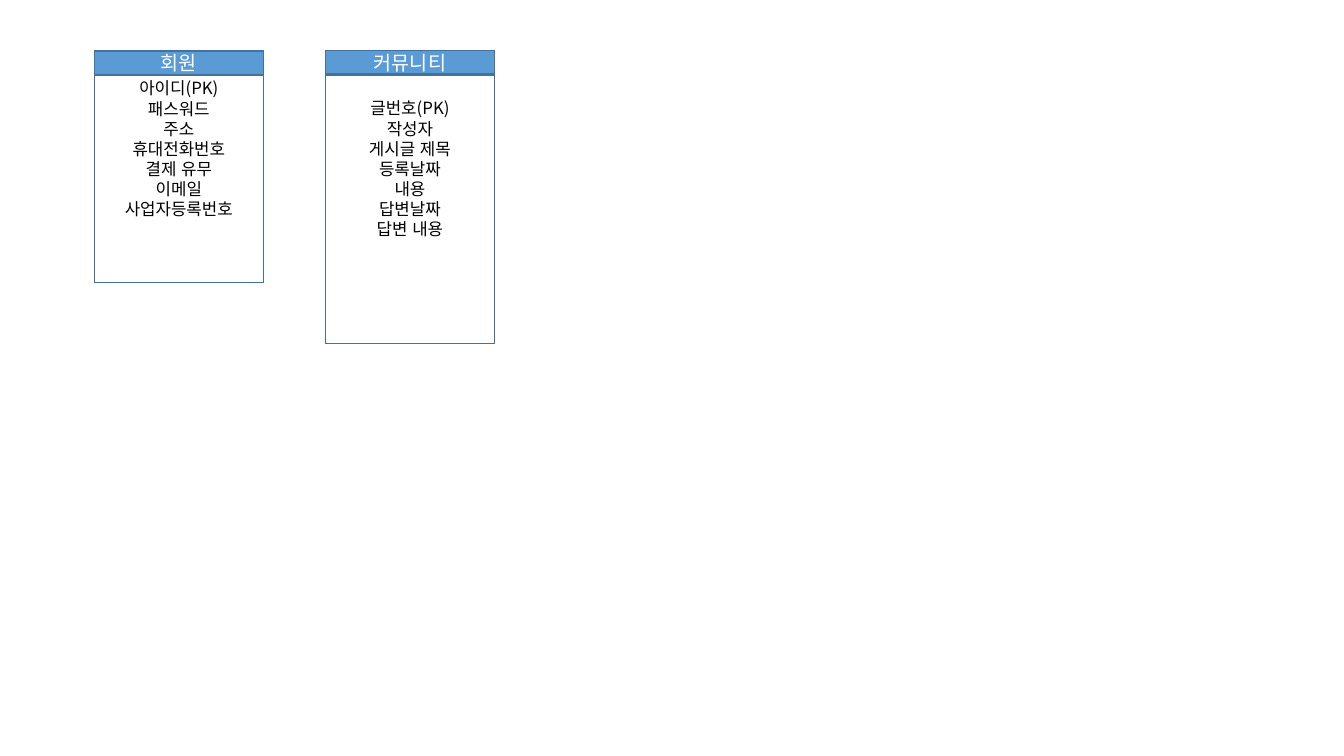
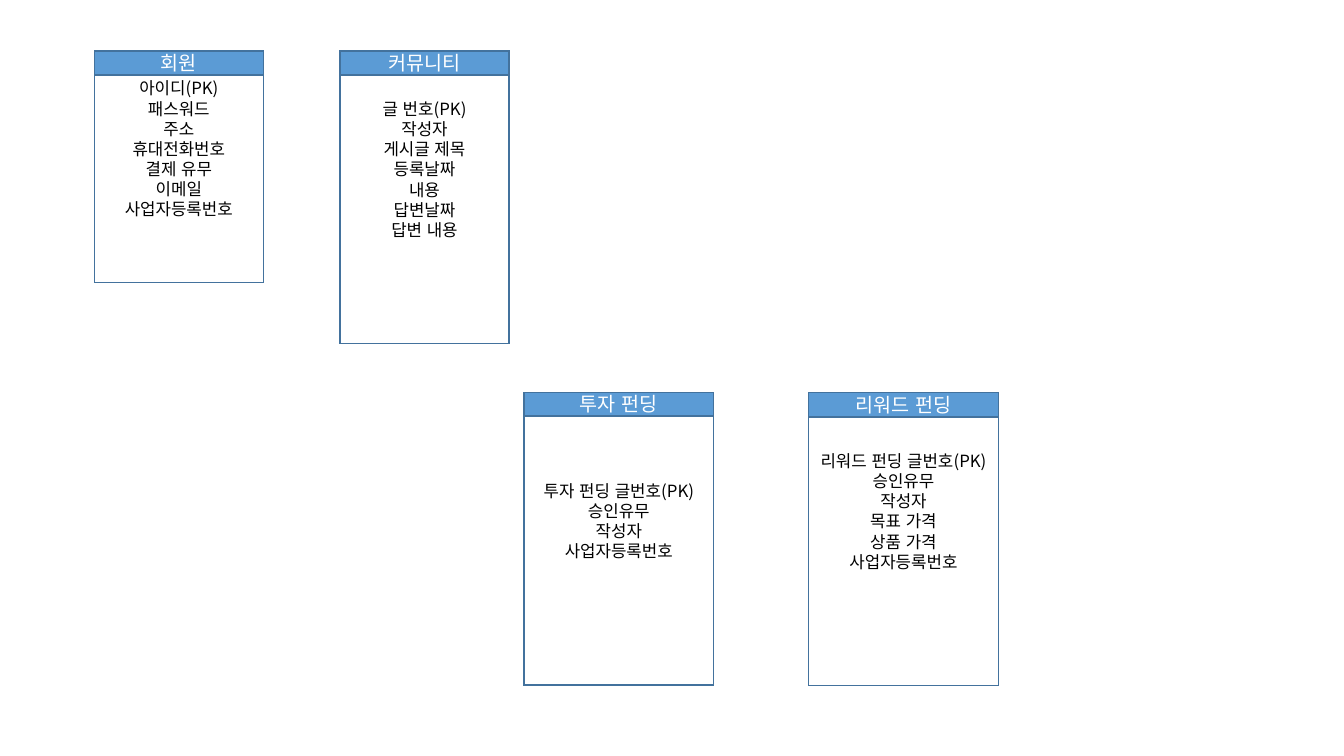
Before and after one commit to ezenteam2/EzenCrowdFunding, a slide deck: slide 3 of 기능 정리/project03 - 기능 정리 - 기범.pptx. Drawn at 1344x756 pixels with LibreOffice and Linux fonts; fonts in the diff are those of the drawing. Boxes give left, top, right and bottom in pixels: in the first picture for what was removed or moved away, otherwise in the second. Text is boxed around its words. In the diff, an @@ line names an element or a change of style, - is before the commit and + after.

```diff
--- a/기능 정리/project03 - 기능 정리 - 기범.pptx
+++ b/기능 정리/project03 - 기능 정리 - 기범.pptx
@@ rectangle "커뮤니티": place and size @@
-rectangle "커뮤니티" at [326,50,495,74]
+rectangle "커뮤니티" at [340,50,509,74]
@@ rectangle "글 번호(PK)": place and size @@
-rectangle "글 번호(PK)" at [326,75,495,343]
+rectangle "글 번호(PK)" at [340,76,509,344]
@@ text in rectangle at [383,101,467,118]: spaces changed @@
-글번호(PK)
+글 번호(PK)
@@ rectangle added at [524,417,714,686], outline #43739E 1 pt, 12 pt, text #000000 @@
+투자 펀딩 글번호(PK)
+승인유무
+작성자
+사업자등록번호
@@ rectangle added at [524,392,714,415], fill #5B9BD5, outline #43739E 1 pt, 14 pt, text #FFFFFF @@
+투자 펀딩
@@ rectangle added at [809,417,998,686], outline #43739E 1 pt, 12 pt, text #000000 @@
+리워드 펀딩 글번호(PK)
+승인유무
+작성자
+목표 가격
+상품 가격
+사업자등록번호
@@ rectangle added at [809,393,998,416], fill #5B9BD5, outline #43739E 1 pt, 14 pt, text #FFFFFF @@
+리워드 펀딩
```
Also in this commit, not shown: 2 other slides changed.
